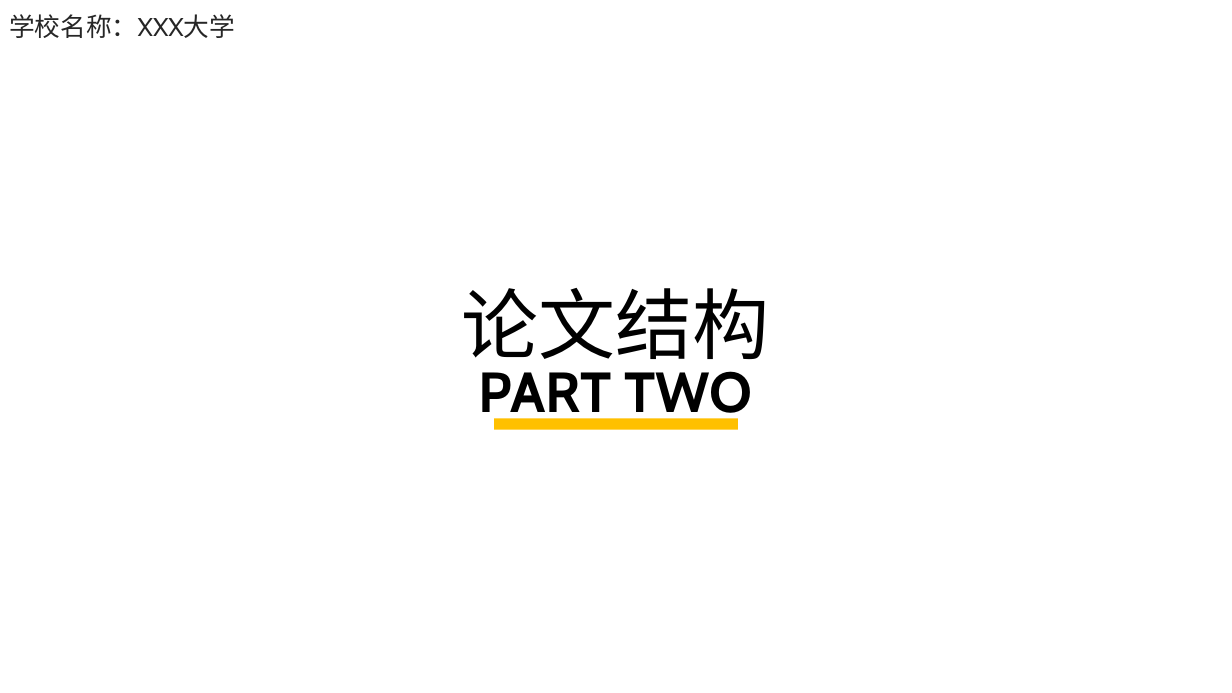
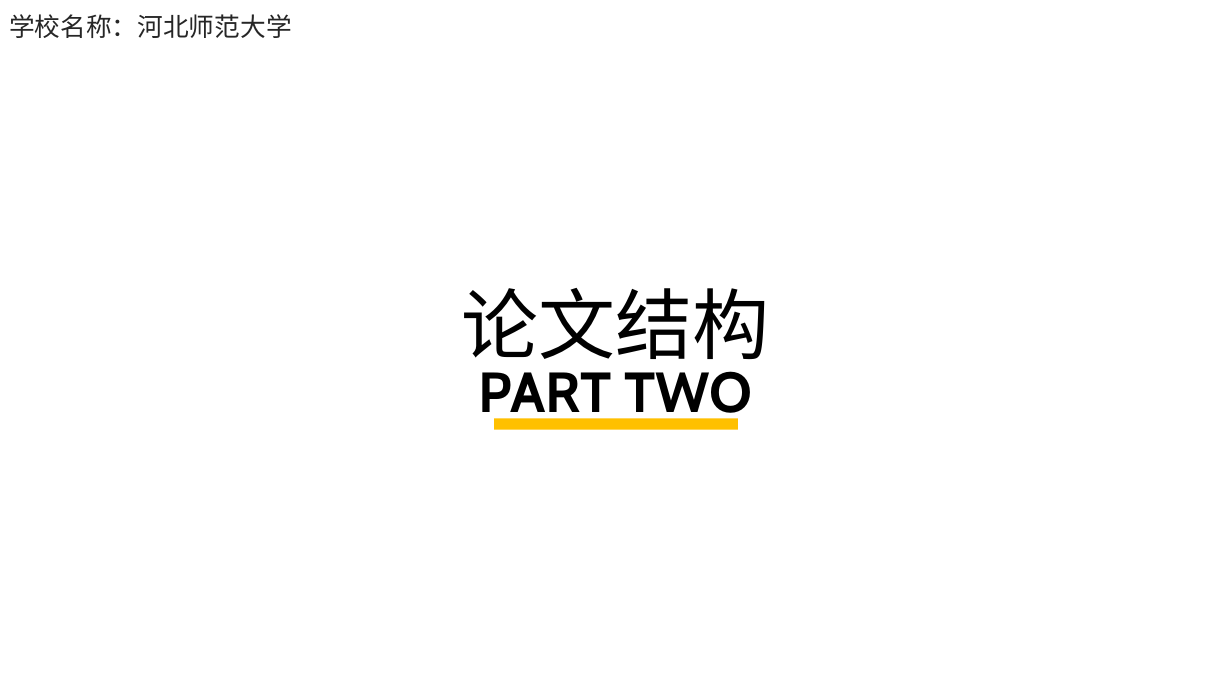
Before and after one commit to electronic-shopping-mall/liuyue, a slide deck: slide 6 of 答辩PPT.pptx. Drawn at 1232x693 pixels with LibreOffice and Linux fonts; fonts in the diff are those of the drawing; background and template pictures are left out. Boxes give left, top, right and bottom in pixels: in the first picture for what was removed or moved away, otherwise in the second. Text is boxed around its words. In the diff, an @@ line names an element or a change of style, - is before the commit and + after.

```diff
--- a/答辩PPT.pptx
+++ b/答辩PPT.pptx
@@ text at bbox=[9, 14, 292, 38]: text changed @@
-学校名称：XXX大学
+学校名称：河北师范大学
```
Also in this commit, not shown: 17 other slides changed, 1 slide added, 1 slide removed.
